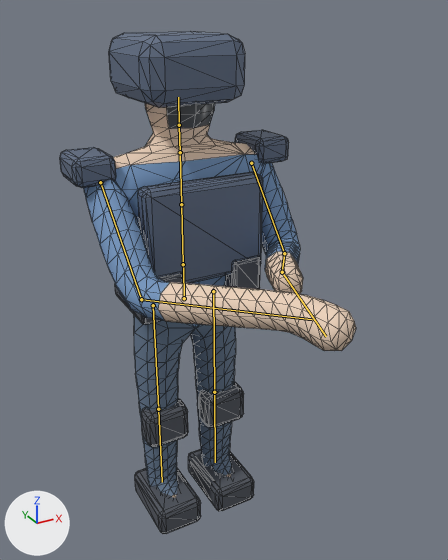
Before and after pictures for a commit that changed the glTF model models/player.glb.
One viewpoint serves both versions: a camera (50 mm lens) standing at (-38.8, -84.1, 82.8) and looking at (1.3, -11.1, 46.3). Arrows for +X, +Y and +Z are at lower left; the lights stay in place. The first picture is the older version. Both versions are drawn at frame 0 of the action 'idle'; the numbers are the values there. The bones that change, and the others that lie on the model, are drawn over the model as lines. Mesh edges are drawn as thin lines.

Names of what the first picture shows: 'Player'.
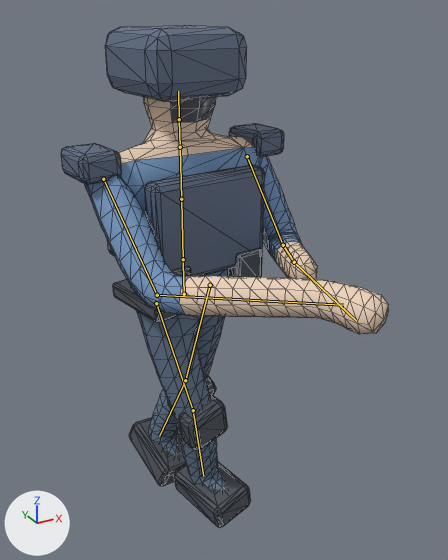
Pixel boxes (x1, y1, x2, y2) of what changed, in the pictures (448 x 560 px):
'Player', posed (11% wider): before (60, 31, 356, 534); after (61, 25, 389, 528)
bone 'Hips', root to tip: before (184, 298) to (183, 267); after (184, 294) to (183, 262)
bone 'Spine', root to tip: before (183, 264) to (181, 204); after (183, 259) to (181, 199)
bone 'Thigh.L', root to tip: before (153, 305) to (158, 409); after (156, 303) to (193, 410)
bone 'Shin.L', root to tip: before (158, 409) to (162, 482); after (193, 410) to (203, 476)
bone 'Thigh.R', root to tip: before (213, 291) to (214, 392); after (210, 285) to (185, 380)
bone 'Shin.R', root to tip: before (214, 392) to (215, 462); after (185, 380) to (159, 436)

The edits, one by one:
Bone 'Hips' (bone_hips) moves from (0.0, -1.0, 0.0) to (0.0, -0.2, 0.0).
Bone 'Hips' (bone_hips) turns from (0, 0, 0) to (0, 12, 0) degrees about its own x, y and z.
Bone 'Spine' (bone_spine) turns from (0, 0, 0) to (0, -6, 0) degrees about its own x, y and z.
Bone 'Thigh.L' (bone_thigh_l) turns from (0, 0, 0) to (-14, 0, -9) degrees about its own x, y and z.
Bone 'Shin.L' (bone_shin_l) turns from (0, 0, 0) to (16, 0, 0) degrees about its own x, y and z.
Bone 'Thigh.R' (bone_thigh_r) turns from (0, 0, 0) to (10, 0, 9) degrees about its own x, y and z.
Bone 'Shin.R' (bone_shin_r) turns from (0, 0, 0) to (12, 0, 0) degrees about its own x, y and z.
